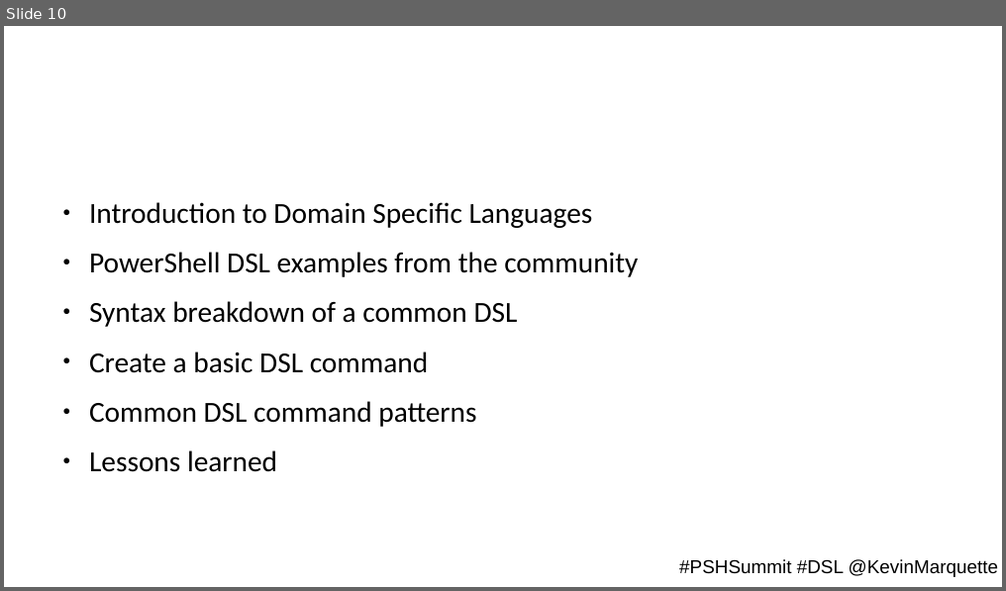
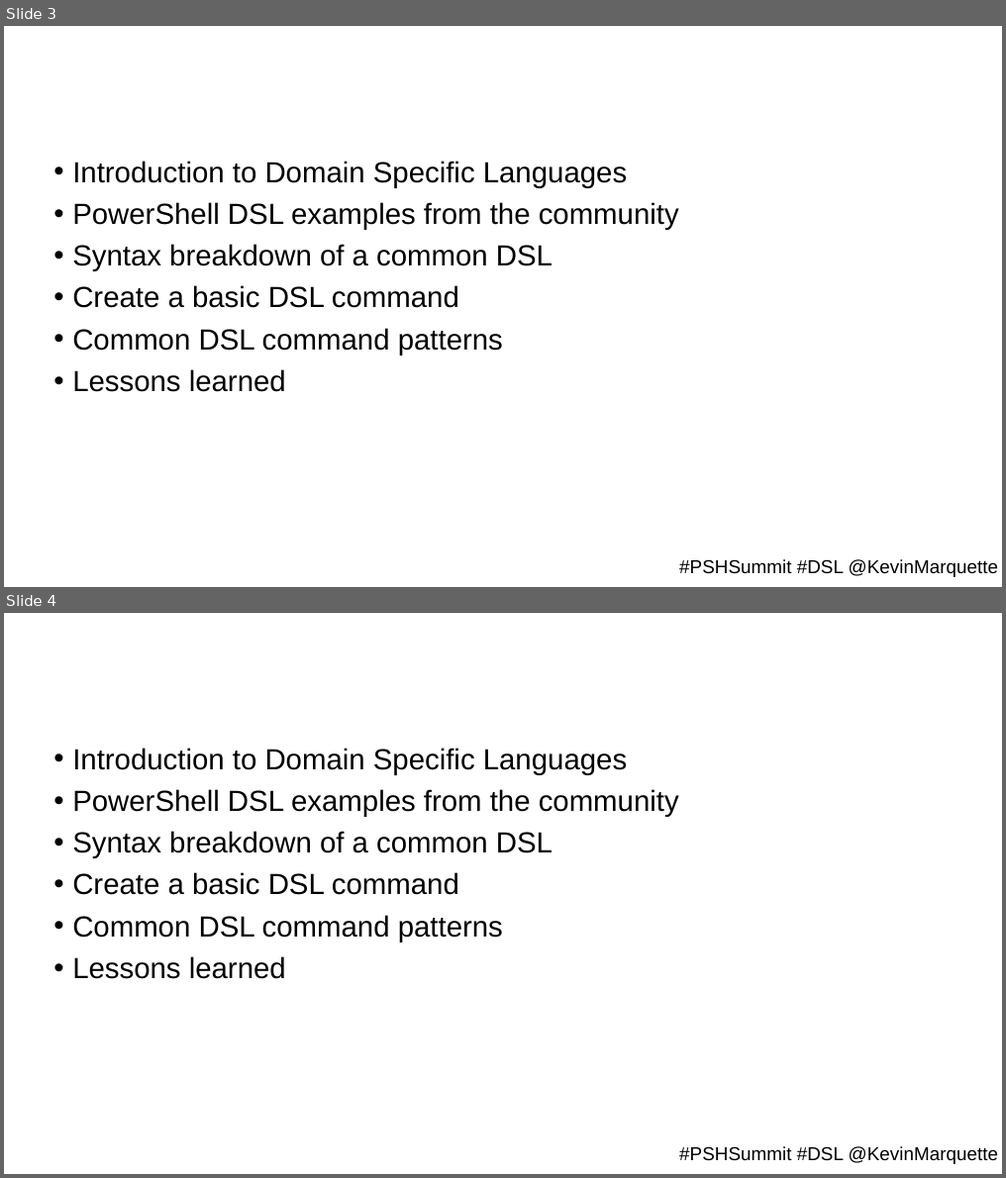
Before and after one commit to KevinMarquette/DSLPresentation, a slide deck: PSSummit-DSL.pptx. Shown one above the other, each under a label of ours: slide 10 before the commit, slides 3 and 4 after it. The pictures are 1006x591 and 1006x1178 pixels, drawn with LibreOffice and Linux fonts; fonts in the diff are those of the drawing; background and template pictures are left out. Boxes give left, top, right and bottom in pixels: in the first picture for what was removed or moved away, otherwise in the second. Text is boxed around its words. In the diff, an @@ line names an element or a change of style, - is before the commit and + after.

```diff
--- a/PSSummit-DSL.pptx
+++ b/PSSummit-DSL.pptx
@@ slide 4 added at box(4, 613, 1002, 1174), background #FFFFFF; not listed: 1 template element that a slide beside it also shows @@
@@ text added at box(72, 748, 679, 979), 28 pt, text #000000 @@
+• Introduction to Domain Specific Languages
+• PowerShell DSL examples from the community
+• Syntax breakdown of a common DSL
+• Create a basic DSL command
+• Common DSL command patterns
+• Lessons learned
@@ what was slide 10 is now slide 3 @@
@@ slide 3 changed as well @@
@@ text "Introduction to Domain Specific Languages" at box(72, 161, 679, 392): font Calibri to Arial; bullet ● to •; line spacing 1 to 0.9; less space between paragraphs @@
```
Also in this commit, not shown: 5 other slides changed, 4 other slides added, 7 slides removed, 7 other files.
